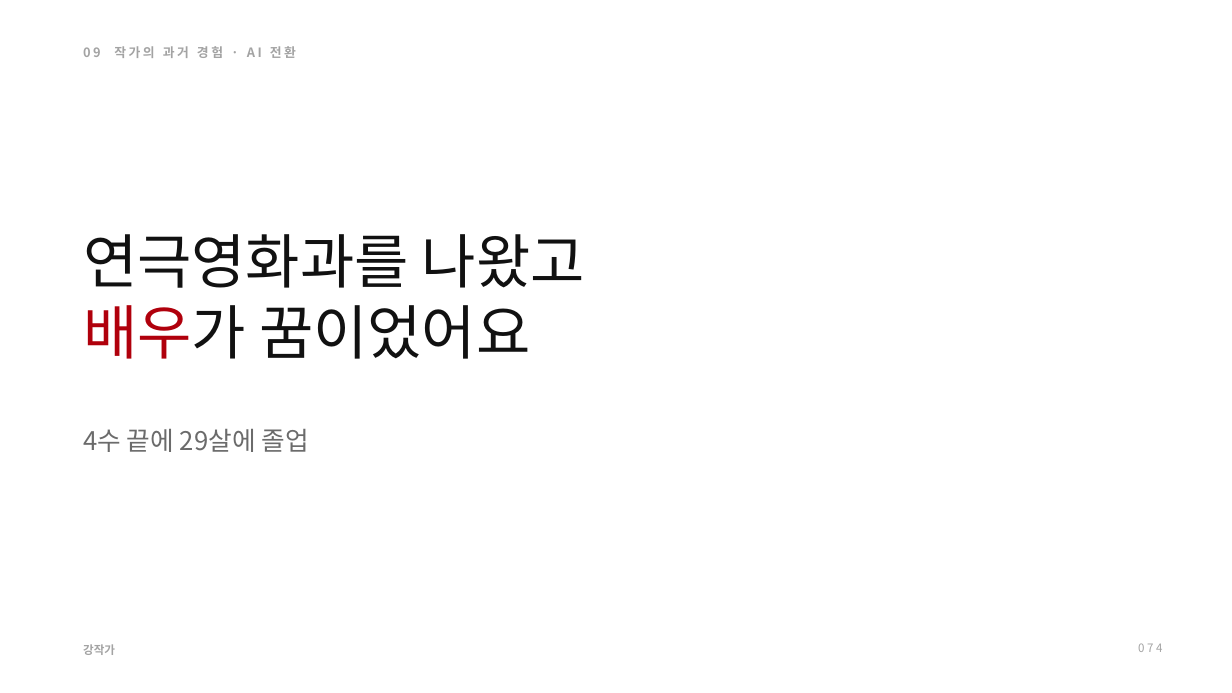
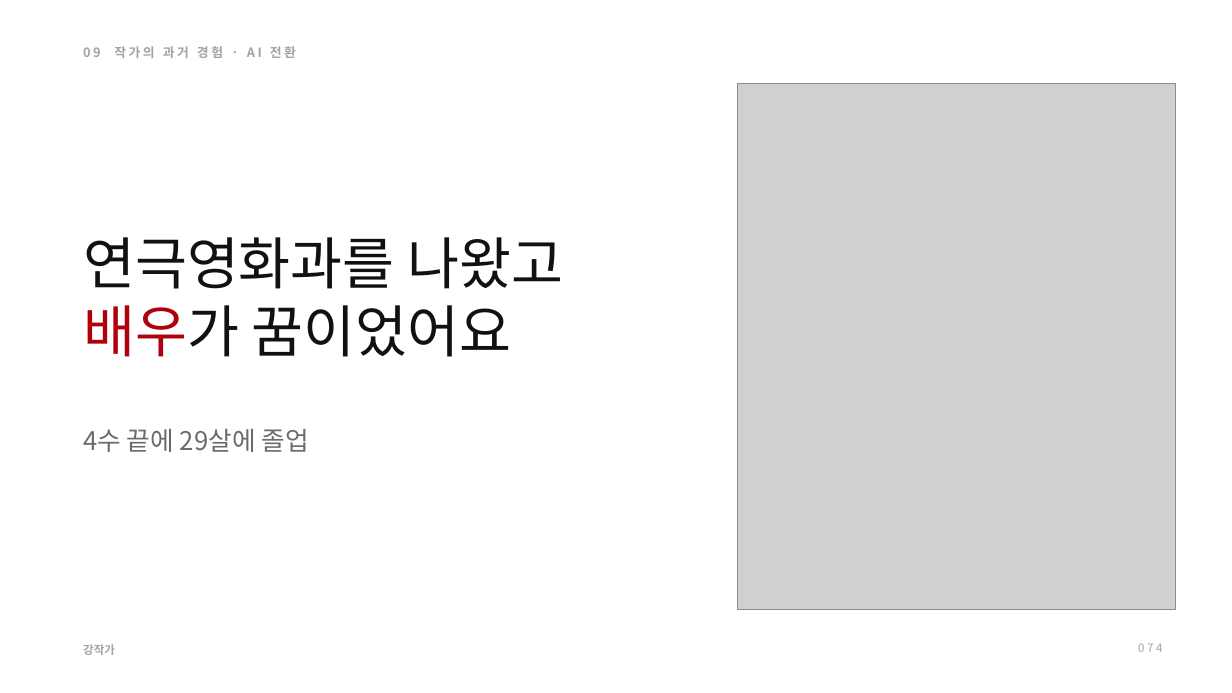
Before and after one commit to byoungjokang/-, a slide deck: slide 74 of 자동 전자책/라이브PPT/무료라이브_PPT_v9_미니멀레드.pptx. Drawn at 1232x693 pixels with LibreOffice and Linux fonts; fonts in the diff are those of the drawing; grey boxes stand for pictures. Boxes give left, top, right and bottom in pixels: in the first picture for what was removed or moved away, otherwise in the second. Text is boxed around its words. In the diff, an @@ line names an element or a change of style, - is before the commit and + after.

```diff
--- a/자동 전자책/라이브PPT/무료라이브_PPT_v9_미니멀레드.pptx
+++ b/자동 전자책/라이브PPT/무료라이브_PPT_v9_미니멀레드.pptx
@@ picture added at [738,83,1175,610] @@
@@ text "연극영화과를 나왔고" at [83,237,563,357]: size 46 to 44 pt @@
```
Also in this commit, not shown: 2 other slides changed, 6 other files.
